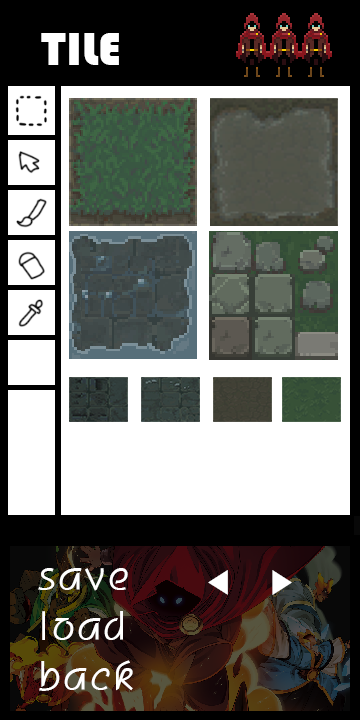
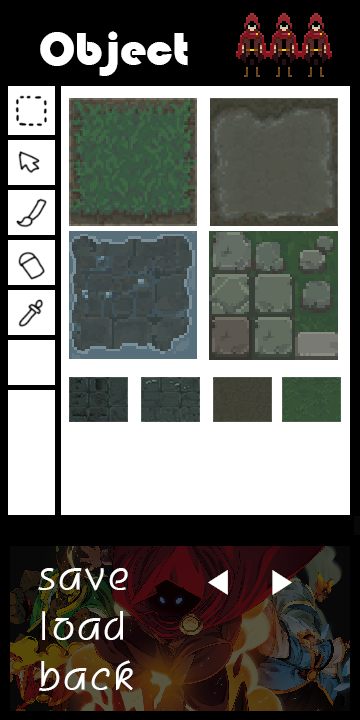
Layer changes from the first w=360, h=720 image to the second:
renamed "TILE" to "Object", painted on it over left=40, top=31, right=188, bottom=76
